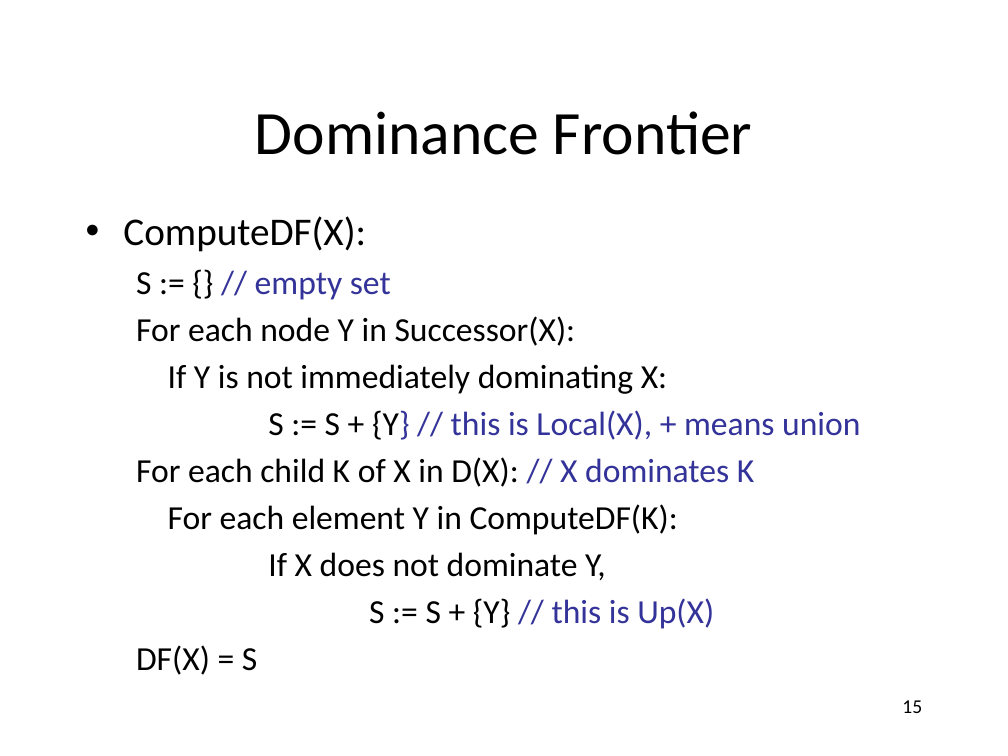
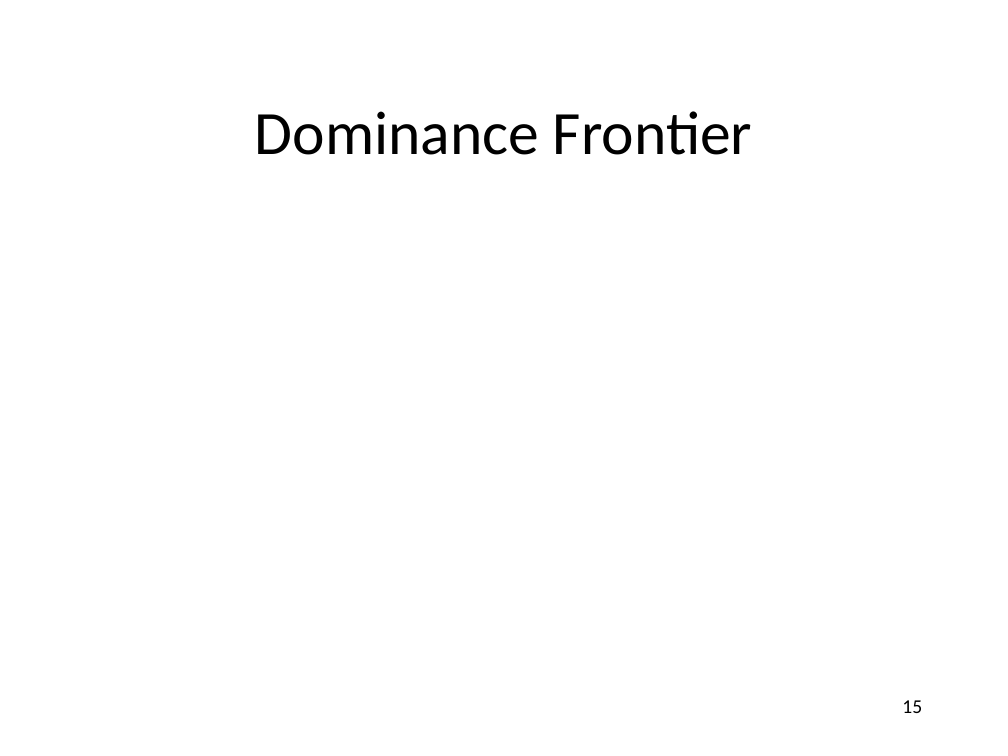
Before and after one commit to anoopsarkar/compilers-class, a slide deck: slide 15 of assets/ppt/codegen/ssaform2.pptx. Drawn at 1008x756 pixels with LibreOffice and Linux fonts; fonts in the diff are those of the drawing; grey boxes stand for pictures. Boxes give left, top, right and bottom in pixels: in the first picture for what was removed or moved away, otherwise in the second. Text is boxed around its words. In the diff, an @@ line names an element or a change of style, - is before the commit and + after.

```diff
--- a/assets/ppt/codegen/ssaform2.pptx
+++ b/assets/ppt/codegen/ssaform2.pptx
@@ text removed at box(123, 216, 860, 675) @@
-• ComputeDF(X):
-  S := {} // empty set
-  For each node Y in Successor(X):
-  If Y is not immediately dominating X:
-  S := S + {Y} // this is Local(X), + means union
-  For each child K of X in D(X): // X dominates K
-  For each element Y in ComputeDF(K):
-  If X does not dominate Y,
-  S := S + {Y} // this is Up(X)
-  DF(X) = S
```
Also in this commit, not shown: 1 other slide changed, 1 other file.
